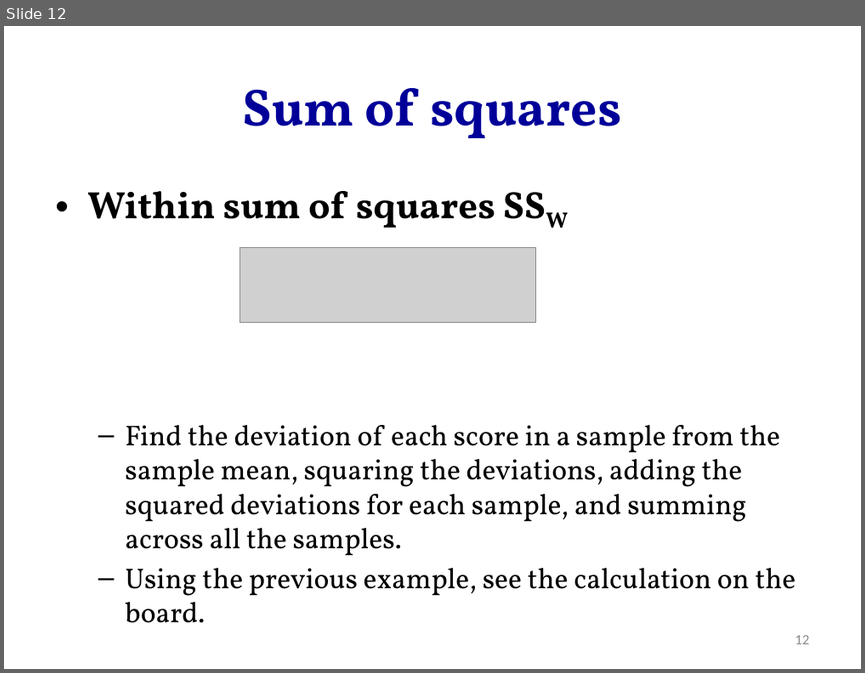
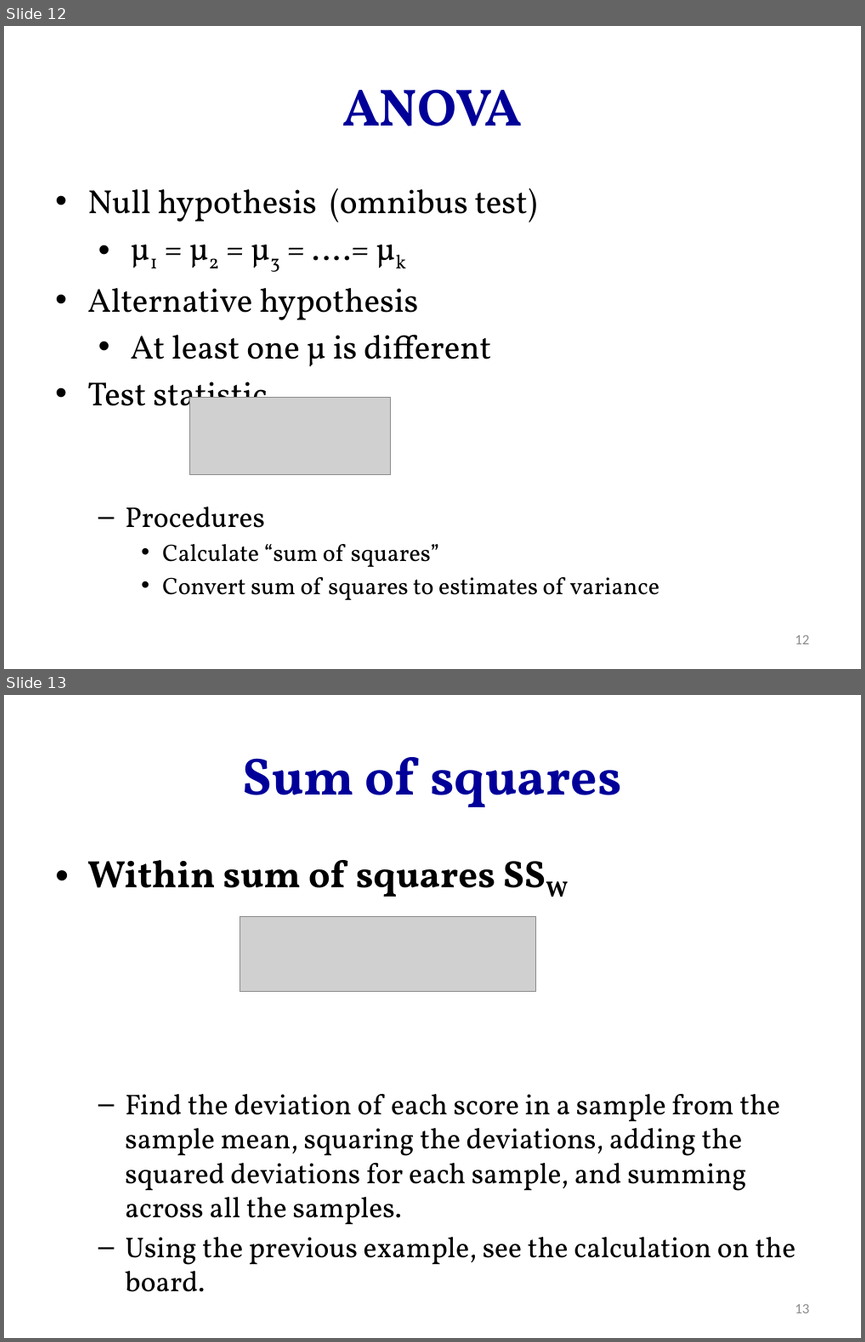
Before and after one commit to hejibo/Psychological-Statistics, a slide deck: Lecture 16_ANOVA/Lecture 16_ANOVA.pptx. Shown one above the other, each under a label of ours: slide 12 before the commit, slides 12 and 13 after it. The pictures are 865x673 and 865x1342 pixels, drawn with LibreOffice and Linux fonts; fonts in the diff are those of the drawing; grey boxes stand for pictures. Boxes give left, top, right and bottom in pixels: in the first picture for what was removed or moved away, otherwise in the second. Text is boxed around its words. In the diff, an @@ line names an element or a change of style, - is before the commit and + after.

```diff
--- a/Lecture 16_ANOVA/Lecture 16_ANOVA.pptx
+++ b/Lecture 16_ANOVA/Lecture 16_ANOVA.pptx
@@ slide 12 added at <box>4,26,861,669</box>, background #FFFFFF @@
@@ title added at <box>342,90,522,126</box>, 44 pt, text #000099, bold @@
+ANOVA
@@ text added at <box>87,188,659,600</box>, 28 pt, text #000000 @@
+    • Null hypothesis (omnibus test)
+      • μ1 = μ2 = μ3 = ….= μk
+    • Alternative hypothesis
+      • At least one μ is different
+• Test statistic
+  – Procedures
+    • Calculate “sum of squares”
+    • Convert sum of squares to estimates of variance
@@ picture added at <box>190,397,392,474</box> @@
@@ page number added at <box>794,635,809,644</box>, 12 pt, text #8C8C8C @@
+12
@@ what was slide 12 is now slide 13 @@
@@ page number at <box>794,1304,809,1313</box>: text changed @@
-12
+13
```
Also in this commit, not shown: 4 slides changed, 3 other slides added, 1 slide removed, 19 other files.
